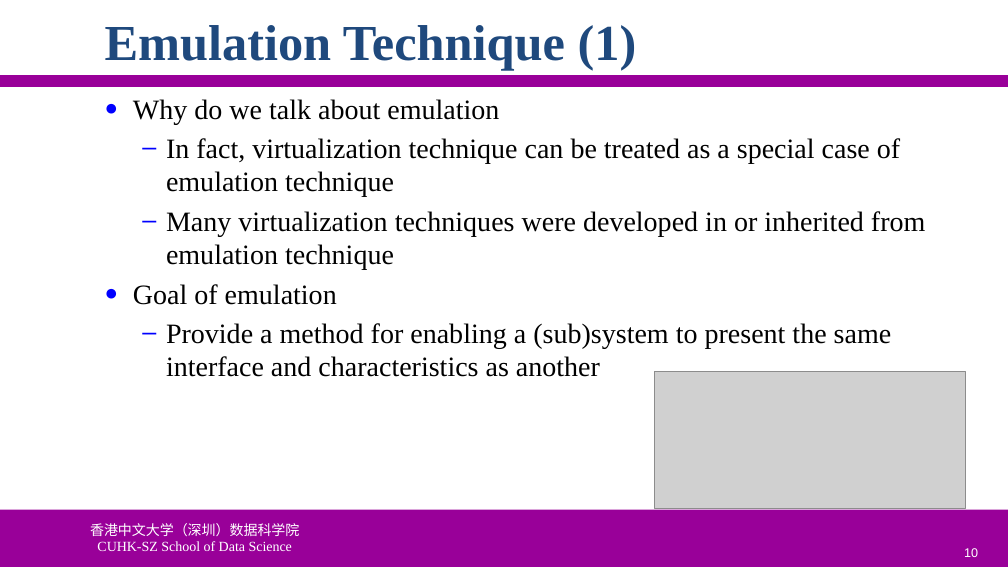
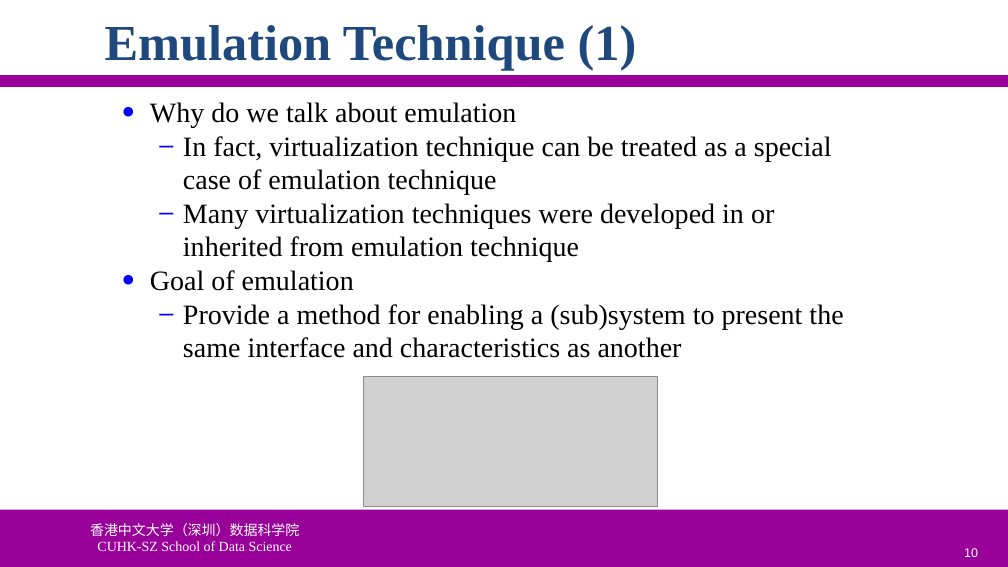
Before and after one commit to ychung1103/ychung1103.github.io, a slide deck: slide 10 of Slides/CSC6103/VT-02 System Virtualization.pptx. Drawn at 1008x567 pixels with LibreOffice and Linux fonts; fonts in the diff are those of the drawing; grey boxes stand for pictures; background and template pictures are left out. Boxes give left, top, right and bottom in pixels: in the first picture for what was removed or moved away, otherwise in the second. Text is boxed around its words. In the diff, an @@ line names an element or a change of style, - is before the commit and + after.

```diff
--- a/Slides/CSC6103/VT-02 System Virtualization.pptx
+++ b/Slides/CSC6103/VT-02 System Virtualization.pptx
@@ text "Why do we talk about ...": place and size @@
-text "Why do we talk about ..." at bbox=[133, 99, 925, 377]
+text "Why do we talk about ..." at bbox=[150, 102, 843, 358]
@@ text "Why do we talk about ..." at bbox=[150, 102, 843, 358]: less space between paragraphs @@
@@ picture: place and size @@
-picture at bbox=[655, 371, 966, 508]
+picture at bbox=[364, 377, 657, 507]
```
Also in this commit, not shown: 14 other slides changed, 1 slide removed.
